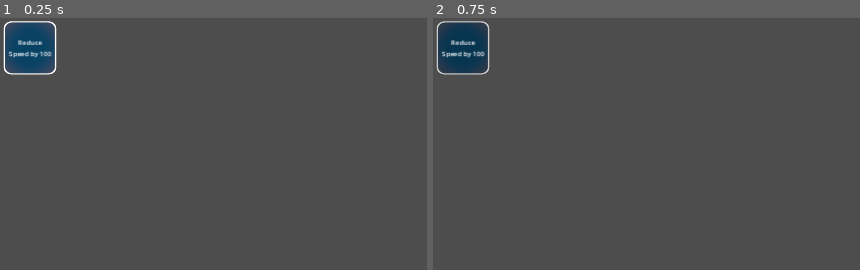
Above: before the commit, frames 1-2 (left to right).
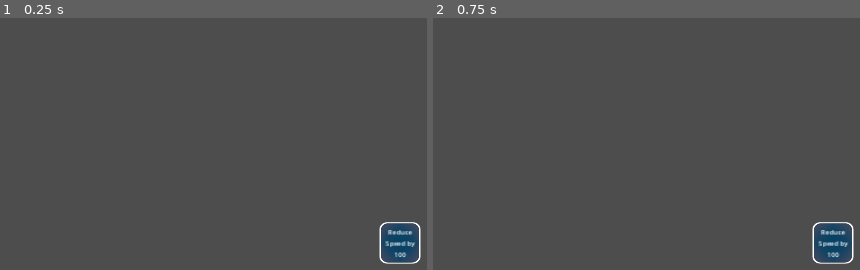
Above: after the commit, the same moments.

Repository: TheJP/GMTKGameJam2023
Game: Godot game, scene res://DowngradeSystem/Cards/ReduceMovementSpeed.tscn
Same seed, same stepped clock (60 frames per second), same inputs: the game is played once before the commit and once after it. This scene is started directly instead of the project's main scene.
Inputs (mouse positions are in pixels of both pictures, inside the frame that each line leads up to):
- Up to frame 1 (0.25 s): no input
- Up to frame 2 (0.75 s): tap Enter at 0.5 s; move the mouse to (462, 48) at 0.52 s; press the mouse at (462, 48) at 0.53 s; hold D (move_right) from 0.53 s (still down)

The runs differ from the first frame. In frame 1, 4.0% of the frame differs, in the area x 0-99%, y 1-98%; in frame 2, 4.1%.
Error before the commit: Invalid assignment of property or key 'speed' with value of type 'int' on a base object of type 'null instance'. (res://PlayerStats.gd:14)

Commit message:
improve card layout

Diff:
--- a/GMTKGameJam2023/DowngradeSystem/Cards/ReduceMovementSpeed.tscn
+++ b/GMTKGameJam2023/DowngradeSystem/Cards/ReduceMovementSpeed.tscn
@@ -8,14 +8,5 @@
 [node name="Effect" parent="." index="0"]
 script = ExtResource("2_1cyd1")
 
-[node name="MarginContainer" parent="." index="1"]
-offset_left = 8.0
-offset_top = 8.0
-offset_right = 120.0
-offset_bottom = 120.0
-
 [node name="Label" parent="MarginContainer" index="0"]
 text = "Reduce Speed by 100"
-horizontal_alignment = 1
-vertical_alignment = 1
-autowrap_mode = 2
--- a/GMTKGameJam2023/DowngradeSystem/DowngradeCard.tscn
+++ b/GMTKGameJam2023/DowngradeSystem/DowngradeCard.tscn
@@ -5,10 +5,17 @@
 
 [node name="Downgrade" type="NinePatchRect"]
 custom_minimum_size = Vector2(100, 100)
-offset_left = 8.0
-offset_top = 8.0
-offset_right = 136.0
-offset_bottom = 136.0
+anchors_preset = 8
+anchor_left = 0.5
+anchor_top = 0.5
+anchor_right = 0.5
+anchor_bottom = 0.5
+offset_left = -50.0
+offset_top = -50.0
+offset_right = 50.0
+offset_bottom = 50.0
+grow_horizontal = 2
+grow_vertical = 2
 size_flags_horizontal = 3
 size_flags_vertical = 3
 mouse_filter = 0
@@ -22,12 +29,16 @@
 [node name="Effect" type="Node" parent="."]
 
 [node name="MarginContainer" type="MarginContainer" parent="."]
-layout_mode = 0
-offset_right = 128.0
-offset_bottom = 128.0
+layout_mode = 1
+anchors_preset = 15
+anchor_right = 1.0
+anchor_bottom = 1.0
+grow_horizontal = 2
+grow_vertical = 2
 
 [node name="Label" type="Label" parent="MarginContainer"]
 layout_mode = 2
+size_flags_vertical = 1
 horizontal_alignment = 1
 vertical_alignment = 1
 autowrap_mode = 2
--- a/GMTKGameJam2023/DowngradeSystem/Downgrades.tscn
+++ b/GMTKGameJam2023/DowngradeSystem/Downgrades.tscn
@@ -10,18 +10,19 @@
 [node name="Label" type="Label" parent="."]
 layout_mode = 0
 offset_left = 64.0
-offset_top = 64.0
-offset_right = 1088.0
-offset_bottom = 192.0
+offset_top = 128.0
+offset_right = 1856.0
+offset_bottom = 256.0
 text = "Chose a Downgrade"
 horizontal_alignment = 1
 vertical_alignment = 1
 
 [node name="DowngradesContainer" type="HBoxContainer" parent="."]
 layout_mode = 0
-offset_left = 176.0
-offset_top = 224.0
-offset_right = 976.0
-offset_bottom = 524.0
+offset_left = 320.0
+offset_top = 352.0
+offset_right = 1536.0
+offset_bottom = 704.0
 mouse_filter = 2
+theme_override_constants/separation = 100
 alignment = 1
--- a/GMTKGameJam2023/main.tscn
+++ b/GMTKGameJam2023/main.tscn
@@ -56,11 +56,9 @@
 autostart = true
 
 [node name="Downgrades" parent="UICanvasLayer" instance=ExtResource("4_odlv1")]
-offset_left = 416.0
-offset_top = 32.0
-offset_right = 416.0
-offset_bottom = 32.0
 
 [connection signal="start_downgrade_selection" from="UICanvasLayer/DowngradeTimer" to="UICanvasLayer/Downgrades" method="_on_downgrade_timer_start_downgrade_selection"]
 [connection signal="timeout" from="UICanvasLayer/DowngradeTimer/Timer" to="UICanvasLayer/DowngradeTimer" method="_on_timer_timeout"]
 [connection signal="downgrade_selection_finished" from="UICanvasLayer/Downgrades" to="UICanvasLayer/DowngradeTimer" method="_on_downgrades_downgrade_selection_finished"]
+
+[editable path="UICanvasLayer/Downgrades"]
